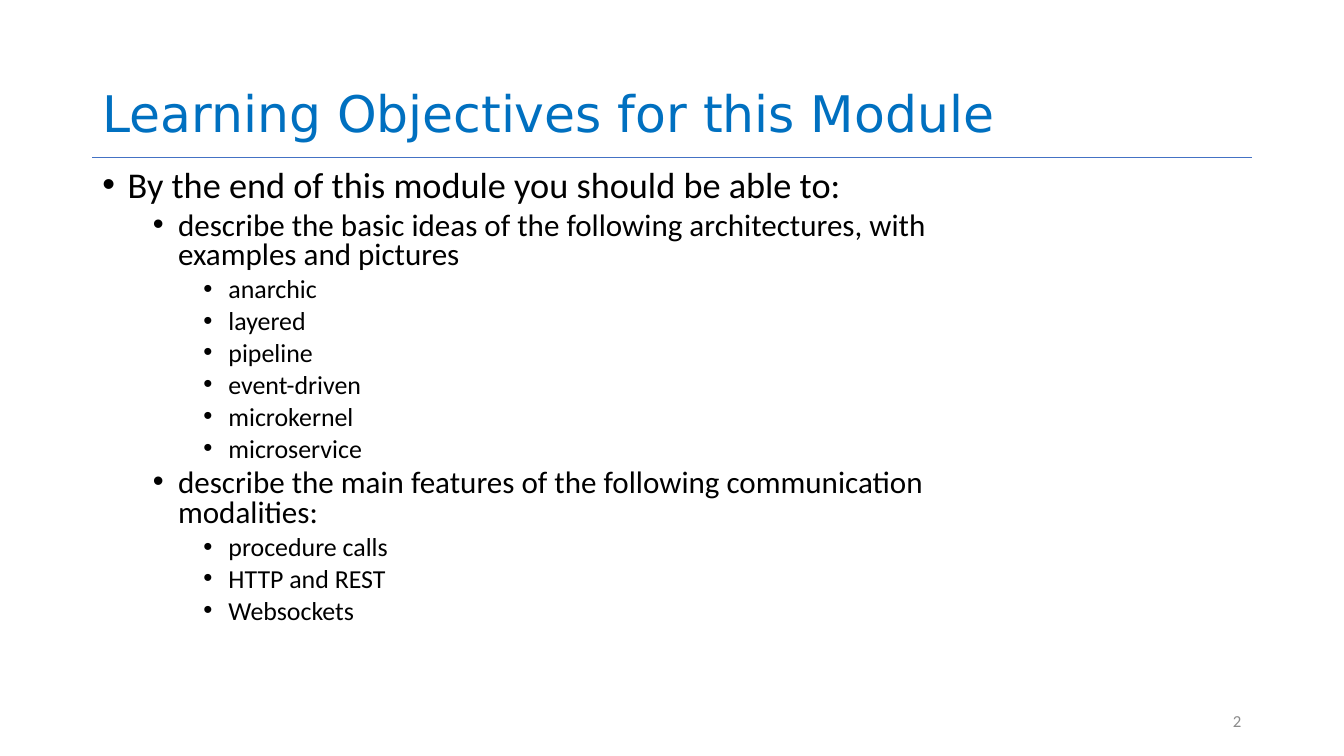
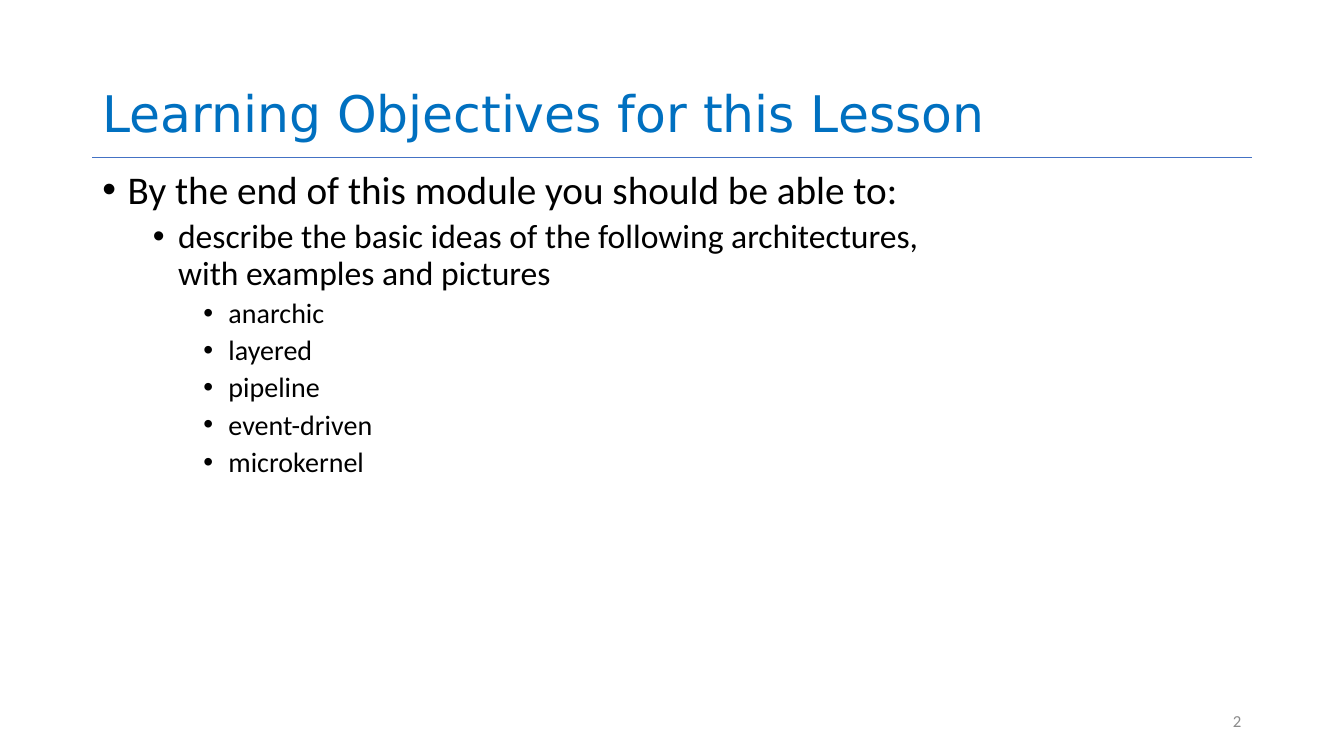
Before and after one commit to neu-se/CS4530-Spring-2026, a slide deck: slide 2 of Slides/Module 11.2 Application Level Patterns.pptx. Drawn at 1344x756 pixels with LibreOffice and Linux fonts; fonts in the diff are those of the drawing. Boxes give left, top, right and bottom in pixels: in the first picture for what was removed or moved away, otherwise in the second. Text is boxed around its words. In the diff, an @@ line names an element or a change of style, - is before the commit and + after.

Commit message:
synchronized ppt and pdf, hid microservices

```diff
--- a/Slides/Module 11.2 Application Level Patterns.pptx
+++ b/Slides/Module 11.2 Application Level Patterns.pptx
@@ title at bbox=[102, 93, 984, 143]: text changed @@
-Learning Objectives for this Module
+Learning Objectives for this Lesson
@@ text "By the end of this ..." at bbox=[128, 176, 918, 473]: size 25.9 to 28 pt in "By the end of this module you ..."; size 22.2 to 24 pt in "describe the basic ideas of the following ..."; size 18.5 to 20 pt in "anarchic", "layered", "pipeline", "event-driven" and 1 more places; line spacing 0.8 to 0.9 @@
@@ text at bbox=[178, 440, 923, 621]: paragraphs removed @@
-    • microservice
-  • describe the main features of the following communication modalities:
-    • procedure calls
-    • HTTP and REST
-    • Websockets
```
Also in this commit, not shown: 4 other slides changed, 3 other files.
